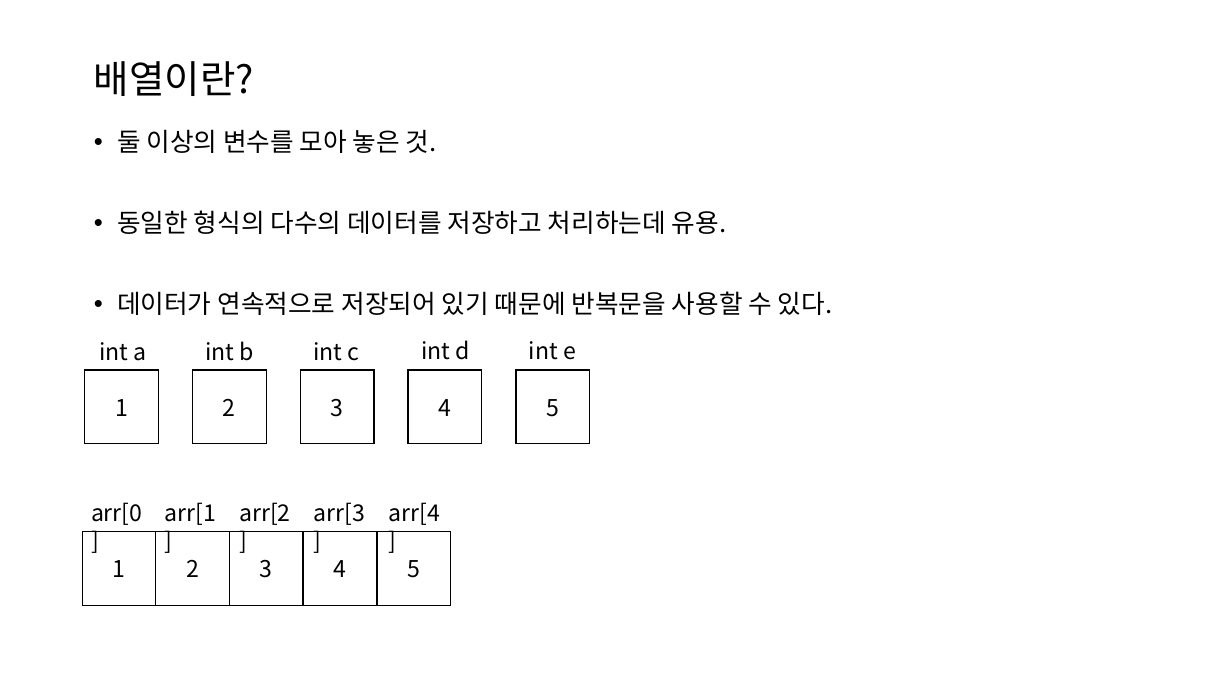
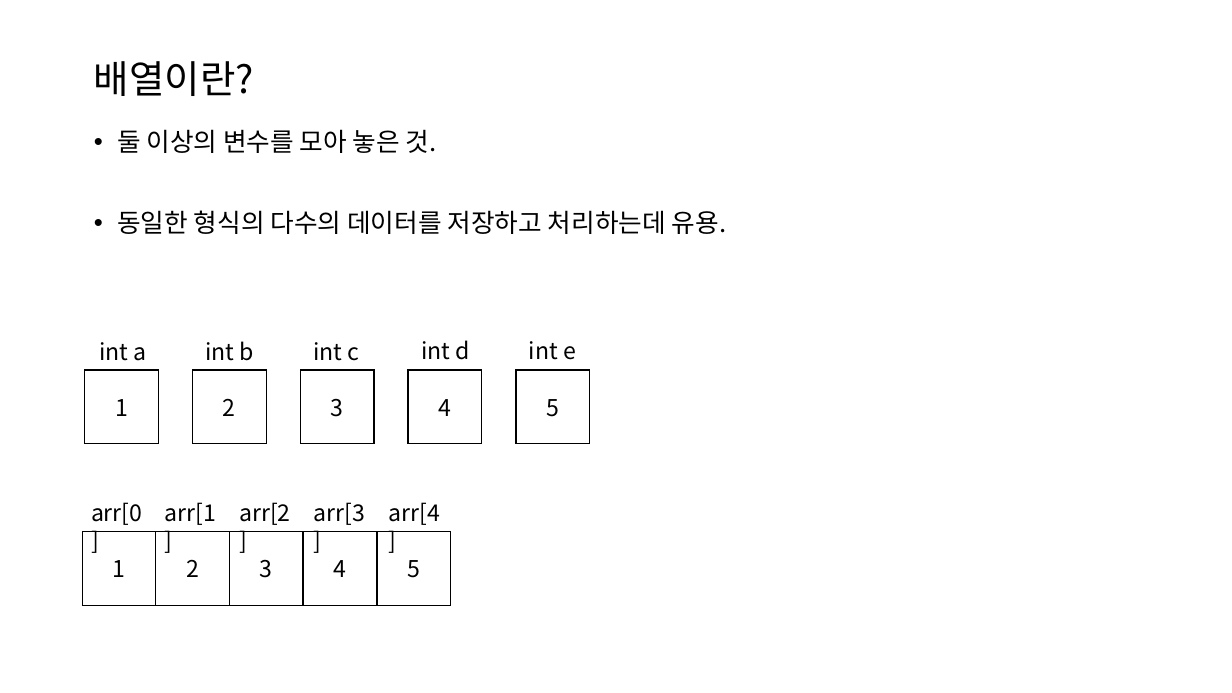
Before and after one commit to BckLily/yeilGroupStudy, a slide deck: slide 3 of 자료/배열.pptx. Drawn at 1232x693 pixels with LibreOffice and Linux fonts; fonts in the diff are those of the drawing. Boxes give left, top, right and bottom in pixels: in the first picture for what was removed or moved away, otherwise in the second. Text is boxed around its words. In the diff, an @@ line names an element or a change of style, - is before the commit and + after.

```diff
--- a/자료/배열.pptx
+++ b/자료/배열.pptx
@@ text at [117,291,833,315]: paragraph removed @@
-• 데이터가 연속적으로 저장되어 있기 때문에 반복문을 사용할 수 있다.
```
Also in this commit, not shown: 2 other slides changed.
